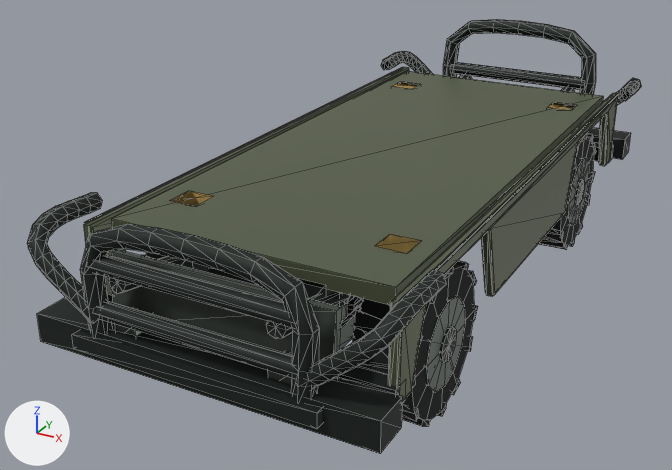
Renders of the glTF model assets/vehicles/C01/C01-lod1.glb from each side of a commit.
Rendered twice from a 50 mm camera at (2.46, -5.4, 3.0) aimed at (-0.33, -0.33, 0.46). Arrows for +X, +Y and +Z are at lower left; the lights stay in place. The picture after the commit comes second. Mesh edges are drawn as thin lines. Where no turn or scale is listed for an object, it has been applied to the vertices. Vertices at exactly the same position are counted once.

Names of what the first picture shows: 'C01_surface_00', 'C01_surface_01', 'C01_surface_02', 'C01_surface_10', 'C01_surface_11', 'C01_surface_13', 'C01_surface_14' and 4 more.
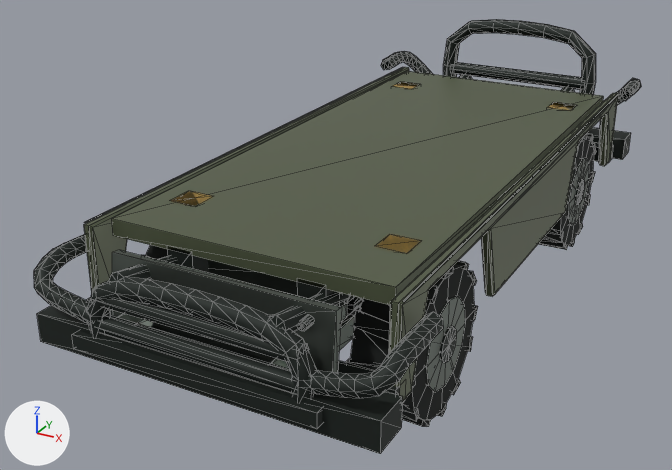
What changed in the scene script:
```text
Change me_mesh_0:
    where me_mesh_0.from_pydata(...)  # 1391 vertices, 2476 faces; spans x -1.08..1.08, y -2.41..2.39, z 0.26..1.48
    used by ob_c01_surface_00; location = (0.0, 0.0, 0.0)
    me_mesh_0 part 1: the loose piece of 18 vertices spanning x -0.6..0.6, y -2.37..-2.27, z 0.97..1.07 is moved by (0.0, 0.0, -0.18)
    me_mesh_0 part 2: the loose piece of 18 vertices spanning x -0.6..0.6, y -2.37..-2.27, z 0.71..0.81 is moved by (0.0, 0.0, -0.08)
    me_mesh_0 part 3: 218 of 1391 vertices moved; they spanned x -1.08..1.08, y -2.39..-1.83, z 0.67..1.28 and now span x -1.07..1.07, y -2.39..-1.83, z 0.66..1.0; mean shift (0.0, 0.01, -0.17); largest move (-0.38, -2.35, 1.26) -> (-0.29, -2.35, 0.99)
```

Pixel boxes (x1, y1, x2, y2) of what changed, in the pictures (672 x 470 px; the box of a moved part takes in the faces that stretch with it):
'C01_surface_00', reshaped: before (27, 19, 641, 454); after (34, 19, 641, 454)
part 1 of me_mesh_0, moved or reshaped: before (89, 256, 293, 328); after (90, 289, 309, 363)
part 2 of me_mesh_0, moved or reshaped: before (94, 302, 296, 378); after (96, 316, 295, 393)
part 3 of me_mesh_0, moved or reshaped: before (27, 193, 447, 402); after (34, 234, 444, 402)
